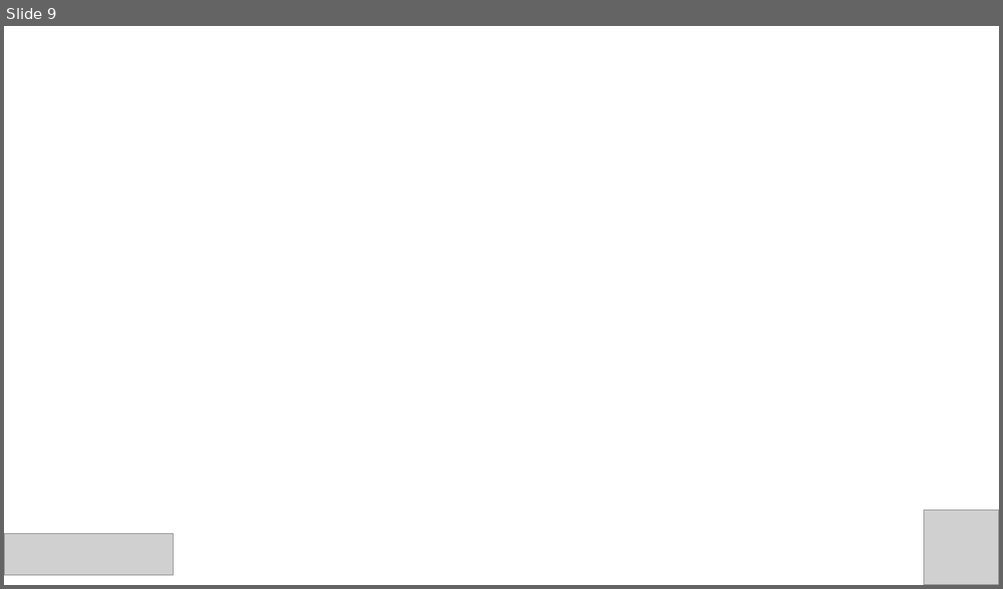
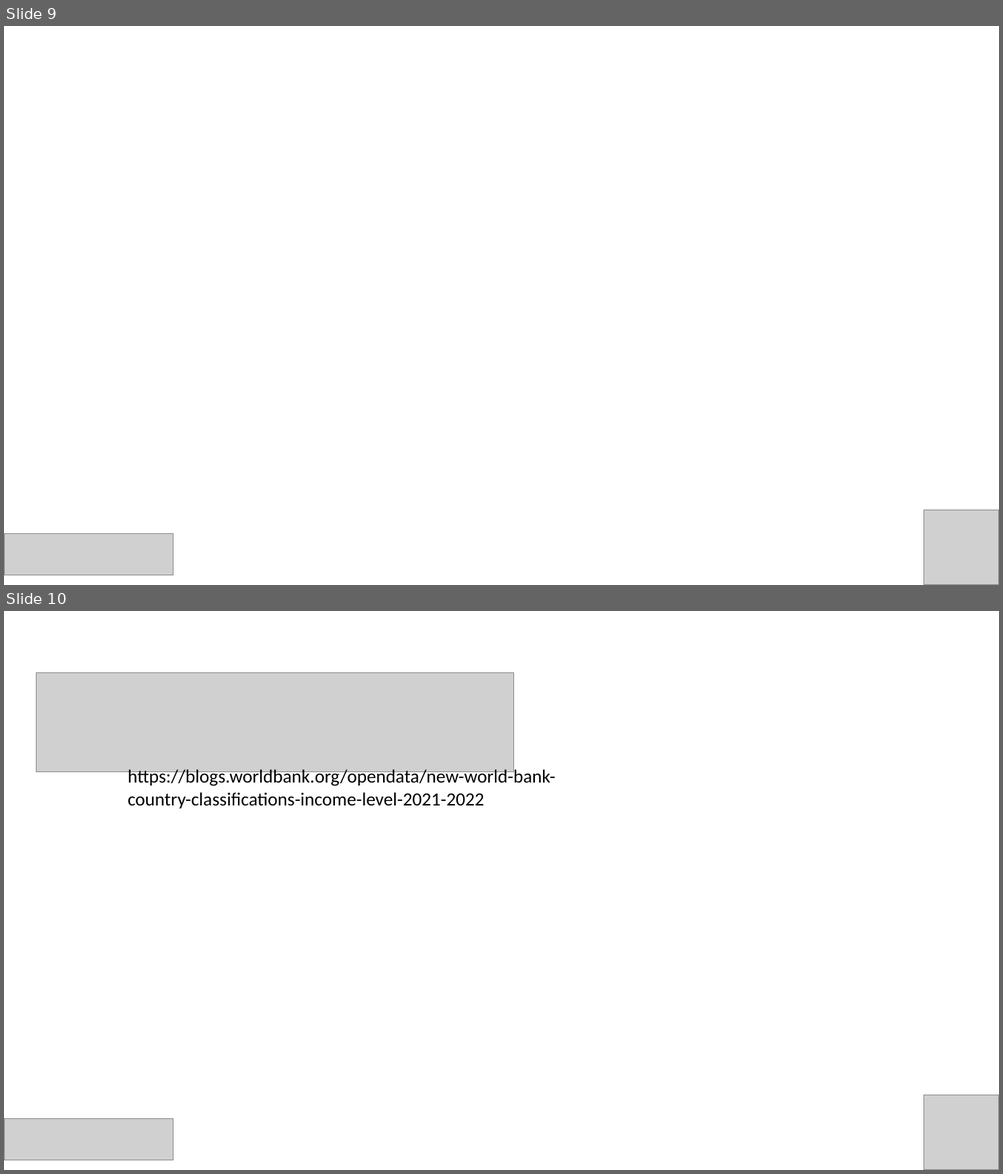
Before and after one commit to chrislacarte/Country-GDP-and-Debt-predictor-ML-, a slide deck: gdp_presentation.pptx. Shown one above the other, each under a label of ours: slide 9 before the commit, slides 9 and 10 after it. The pictures are 1003x589 and 1003x1174 pixels, drawn with LibreOffice and Linux fonts; fonts in the diff are those of the drawing; grey boxes stand for pictures. Boxes give left, top, right and bottom in pixels: in the first picture for what was removed or moved away, otherwise in the second. Text is boxed around its words. In the diff, an @@ line names an element or a change of style, - is before the commit and + after.

```diff
--- a/gdp_presentation.pptx
+++ b/gdp_presentation.pptx
@@ slide 10 added at (4, 611, 999, 1170), background #FFFFFF @@
@@ picture added at (36, 672, 514, 772) @@
@@ text added at (128, 768, 555, 809), 18 pt, text #000000 @@
+https://blogs.worldbank.org/opendata/new-world-bank-country-classifications-income-level-2021-2022
@@ picture added at (924, 1095, 999, 1170) @@
@@ picture added at (4, 1119, 173, 1160) @@
```
Also in this commit, not shown: 5 other slides added, 6 slides removed, 2 other files.
